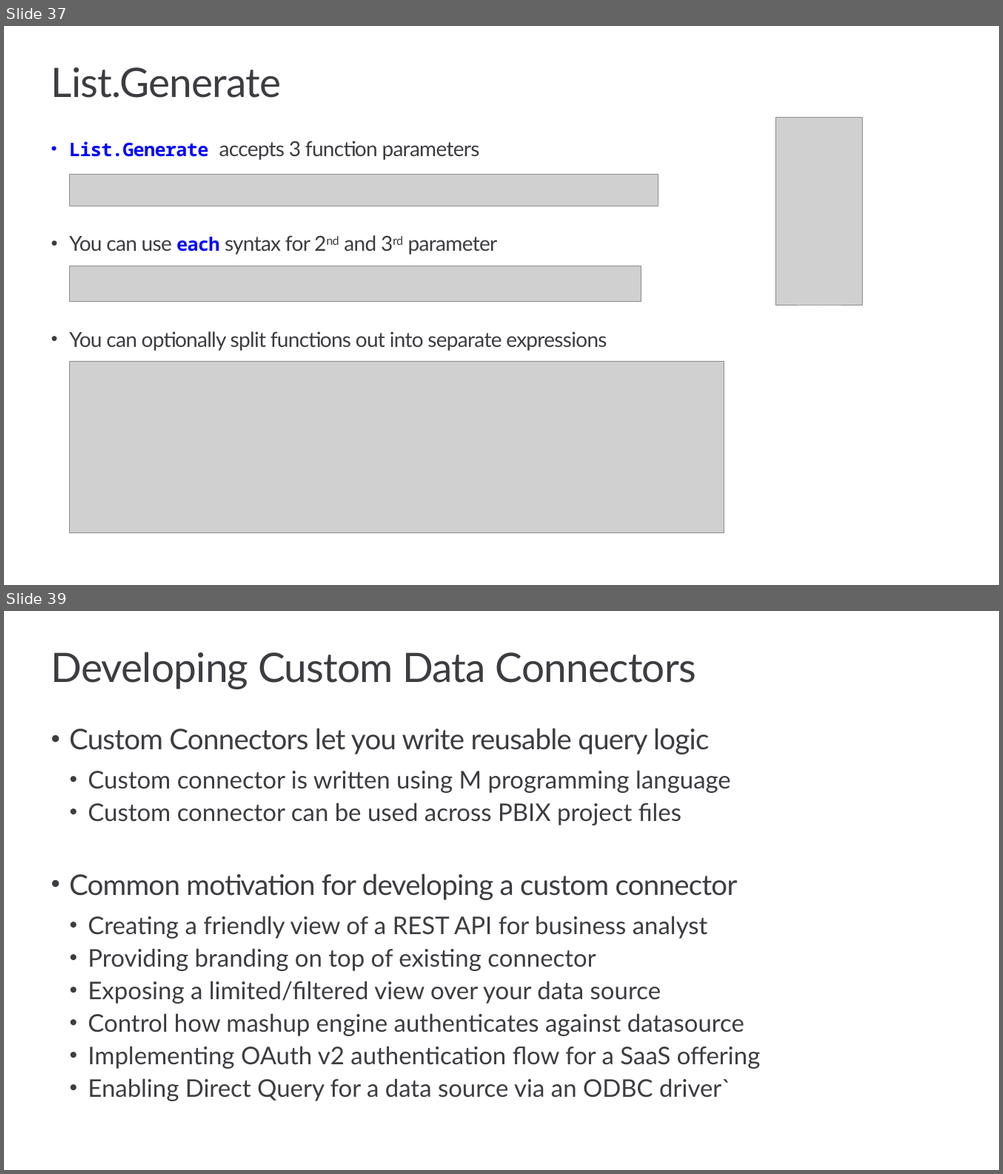
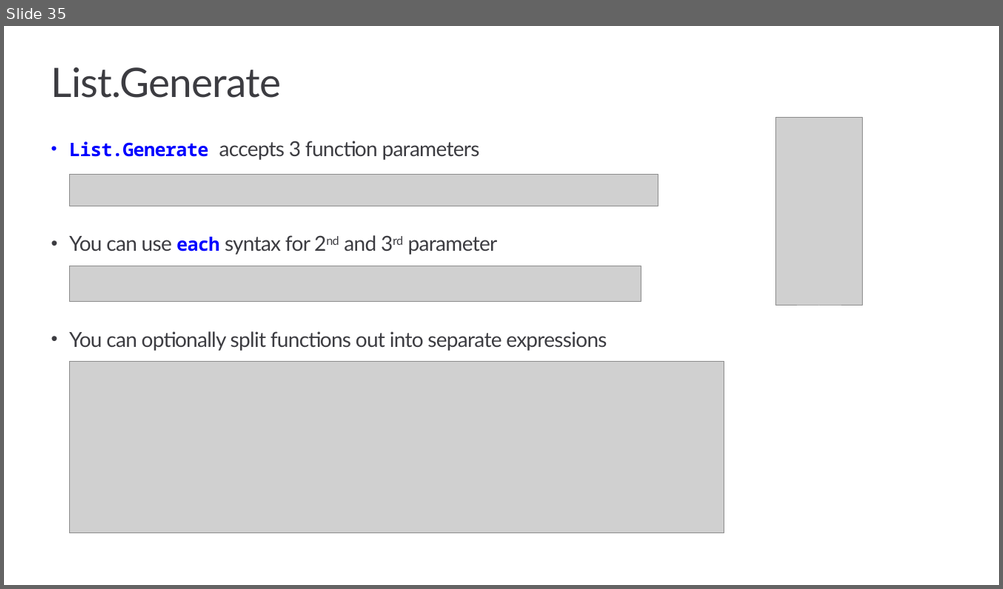
Before and after one commit to PowerBiDevCamp/Camp-Sessions, a slide deck: Session 08 - Intro to M Programming.pptx. Shown one above the other, each under a label of ours: slides 37 and 39 before the commit, slide 35 after it; the slides between them are not shown. The pictures are 1003x1174 and 1003x589 pixels, drawn with LibreOffice and Linux fonts; fonts in the diff are those of the drawing; grey boxes stand for pictures; background and template pictures are left out. Boxes give left, top, right and bottom in pixels: in the first picture for what was removed or moved away, otherwise in the second. Text is boxed around its words. In the diff, an @@ line names an element or a change of style, - is before the commit and + after.

```diff
--- a/Session 08 - Intro to M Programming.pptx
+++ b/Session 08 - Intro to M Programming.pptx
@@ slide 39 removed at (4,611,999,1170), background #FFFFFF @@
@@ title removed at (51,652,696,689) @@
-Developing Custom Data Connectors
@@ text removed at (69,728,760,1102) @@
-• Custom Connectors let you write reusable query logic
-  • Custom connector is written using M programming language
-  • Custom connector can be used across PBIX project files
-• Common motivation for developing a custom connector
-  • Creating a friendly view of a REST API for business analyst
-  • Providing branding on top of existing connector
-  • Exposing a limited/filtered view over your data source
-  • Control how mashup engine authenticates against datasource
-  • Implementing OAuth v2 authentication flow for a SaaS offering
-  • Enabling Direct Query for a data source via an ODBC driver`
@@ what was slide 37 is now slide 35 @@
```
Also in this commit, not shown: 8 slides changed, 23 slides added, 13 other slides removed, 1 other file.
